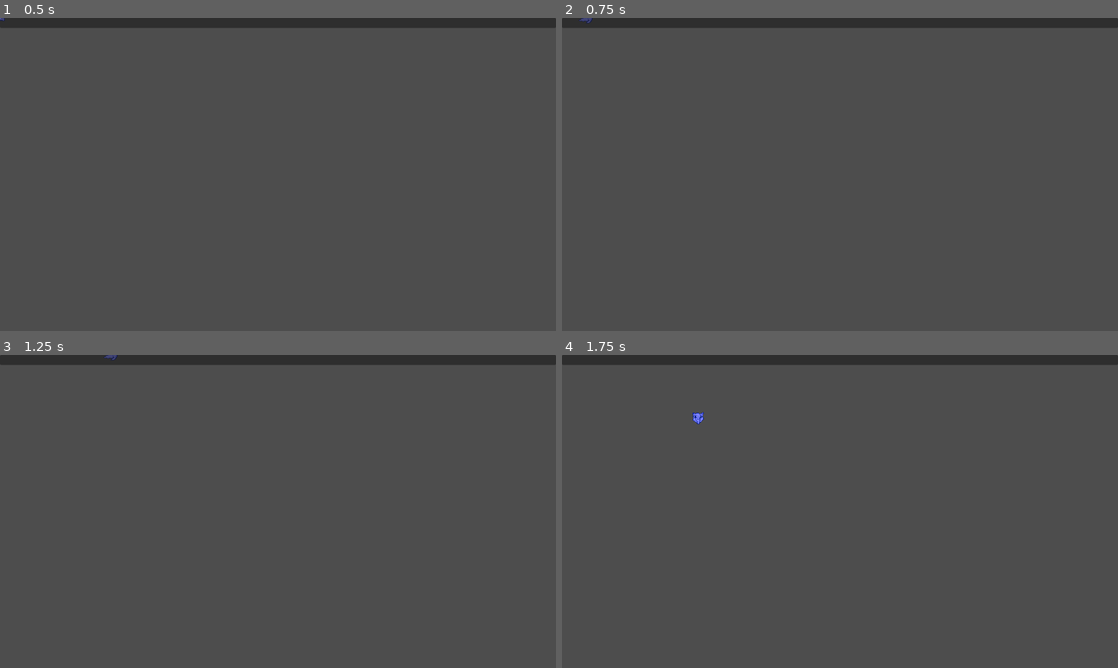
Above: before the commit, frames 1-4 (two rows, left to right).
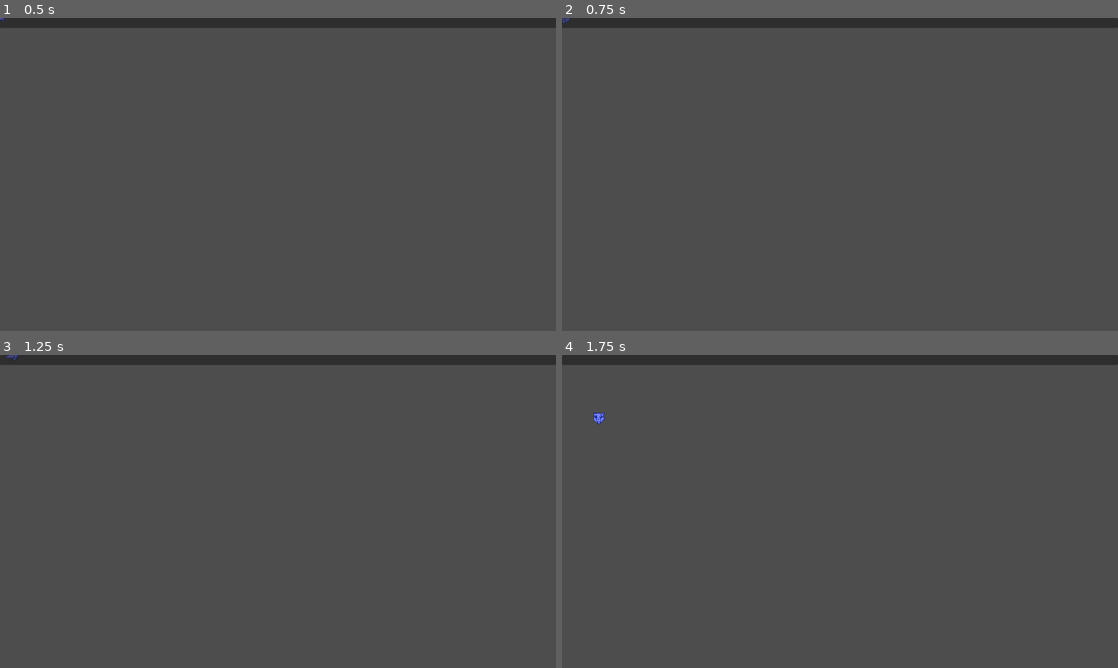
Above: after the commit, the same moments.

Repository: SartoRiccardo/gwj-55
Game: Godot game, scene res://scenes/entities/player/Player.tscn
Same seed, same stepped clock (60 frames per second), same inputs: the game is played once before the commit and once after it. The project has no main scene, so this scene is started directly.
Inputs:
- Up to frame 1 (0.5 s): no input
- Up to frame 2 (0.75 s): tap Enter at 0.5 s; hold D (go_right) from 0.53 s (still down); hold K (action) from 0.53 s (still down)
- Up to frame 3 (1.25 s): keep holding D (go_right); keep holding K (action); tap Space (eat) at 0.8 s
- Up to frame 4 (1.75 s): tap Space (eat) at 1.25, 1.35 s; release D (go_right) at 1.28 s; release K (action) at 1.28 s; hold S (go_down) from 1.28 s (still down); tap K (action) at 1.55 s

Frame 1 is identical in both runs. In frame 2, less than 0.1% of the frame differs, in the area x 0-6%, y 0-2%; in frame 3, less than 0.1%; in frame 4, 0.1%, in the area x 5-26%, y 18-22%.

Commit message:
Enemies, infrastructure for powers

Diff:
--- a/project.godot
+++ b/project.godot
@@ -20,6 +20,7 @@
 
 Utils="*res://util/Utils.gd"
 Console="*res://util/Console.tscn"
+EventBus="*res://util/EventBus.gd"
 
 [display]
 
--- /dev/null
+++ b/resources/powers/Dash.tres
@@ -0,0 +1,9 @@
+[gd_resource type="Resource" script_class="PowerResource" load_steps=2 format=3 uid="uid://daowdij1cobxj"]
+
+[ext_resource type="Script" path="res://resources/powers/PowerResource.gd" id="1_0nual"]
+
+[resource]
+script = ExtResource("1_0nual")
+name = "dash"
+charge_duration = 0.0
+effect_duration = 1.0
--- /dev/null
+++ b/resources/powers/Explosion.tres
@@ -0,0 +1,9 @@
+[gd_resource type="Resource" script_class="PowerResource" load_steps=2 format=3 uid="uid://ddtwfnjy35y53"]
+
+[ext_resource type="Script" path="res://resources/powers/PowerResource.gd" id="1_ibkok"]
+
+[resource]
+script = ExtResource("1_ibkok")
+name = "explosion"
+charge_duration = 0.5
+effect_duration = 0.5
--- /dev/null
+++ b/resources/powers/Invisibility.tres
@@ -0,0 +1,9 @@
+[gd_resource type="Resource" script_class="PowerResource" load_steps=2 format=3 uid="uid://dre2n0rsqlp2p"]
+
+[ext_resource type="Script" path="res://resources/powers/PowerResource.gd" id="1_cne7h"]
+
+[resource]
+script = ExtResource("1_cne7h")
+name = "invisibility"
+charge_duration = 0.5
+effect_duration = 5.0
--- /dev/null
+++ b/resources/powers/NightSpell.tres
@@ -0,0 +1,9 @@
+[gd_resource type="Resource" script_class="PowerResource" load_steps=2 format=3 uid="uid://baikj2emwmg6c"]
+
+[ext_resource type="Script" path="res://resources/powers/PowerResource.gd" id="1_fd5g0"]
+
+[resource]
+script = ExtResource("1_fd5g0")
+name = "night_spell"
+charge_duration = 3.0
+effect_duration = 0.0
--- /dev/null
+++ b/resources/powers/PowerResource.gd
@@ -0,0 +1,6 @@
+extends Resource
+class_name PowerResource
+
+@export var name := ""
+@export var charge_duration := 0.0
+@export var effect_duration := 1.0
--- /dev/null
+++ b/resources/powers/Spore.tres
@@ -0,0 +1,9 @@
+[gd_resource type="Resource" script_class="PowerResource" load_steps=2 format=3 uid="uid://ca78kla48p03b"]
+
+[ext_resource type="Script" path="res://resources/powers/PowerResource.gd" id="1_wqg6p"]
+
+[resource]
+script = ExtResource("1_wqg6p")
+name = "dash"
+charge_duration = 0.5
+effect_duration = 3.0
--- a/scenes/entities/Dream.gd
+++ b/scenes/entities/Dream.gd
@@ -3,6 +3,9 @@
 
 
 signal eaten(dream)
+
+const SPAWN_ENEMY_CHANCE := 0.35
+const ENEMY_SPAWNER := preload("res://scenes/entities/enemy/EnemySpawner.tscn")
 
 
 func _ready():
@@ -24,4 +27,12 @@
 
 
 func die():
+	if Utils.rng.randf() < SPAWN_ENEMY_CHANCE:
+		var enemy_root := get_tree().get_first_node_in_group("root_enemy")
+		if enemy_root == null:
+			enemy_root = get_parent()
+
+		var spawner := ENEMY_SPAWNER.instantiate()
+		spawner.global_position = global_position
+		enemy_root.add_child(spawner)
 	queue_free()
--- a/scenes/entities/Dream.tscn
+++ b/scenes/entities/Dream.tscn
@@ -24,5 +24,5 @@
 shape = SubResource("CapsuleShape2D_30ac0")
 
 [node name="CollectTimer" type="Timer" parent="."]
-wait_time = 2.0
+wait_time = 1.5
 one_shot = true
--- a/scenes/entities/House.gd
+++ b/scenes/entities/House.gd
@@ -25,7 +25,6 @@
 
 func _process(delta):
 	_start_dream_spawn()
-	Console.writeln([$SpawnTimer.time_left, dreams])
 
 
 func dream_count() -> int:
--- /dev/null
+++ b/scenes/entities/enemy/Enemy.gd
@@ -0,0 +1,33 @@
+extends Node2D
+class_name Enemy
+
+# The max speed the enemies can go at will be randomized
+const MIN_MAX_SPEED := 75.0
+const MAX_MAX_SPEED := 150.0
+const ACCELERATION := 1000.0
+
+var target : Player = null
+var rng : RandomNumberGenerator
+var max_speed : float
+var velocity := Vector2.ZERO
+
+
+func _ready():
+	rng = RandomNumberGenerator.new()
+	max_speed = rng.randf_range(MIN_MAX_SPEED, MAX_MAX_SPEED)
+
+
+func _process(delta):
+	if target == null:
+		target = Utils.get_player()
+		return
+
+	var direction := (target.global_position - global_position).normalized()
+	var target_velocity := direction * max_speed
+	velocity = velocity.move_toward(target_velocity, ACCELERATION*delta)
+	global_position += velocity * delta
+
+
+func _on_successful_attack() -> void:
+	EventBus.emit_signal("dreams_stolen")
+	queue_free()
--- /dev/null
+++ b/scenes/entities/enemy/Enemy.tscn
@@ -0,0 +1,34 @@
+[gd_scene load_steps=6 format=3 uid="uid://drxfnjx7u7egh"]
+
+[ext_resource type="Texture2D" uid="uid://ctijtutpusd3w" path="res://assets/sprites/nightmare.png" id="1_13nkm"]
+[ext_resource type="Script" path="res://scenes/entities/enemy/Enemy.gd" id="1_f0a8t"]
+
+[sub_resource type="AtlasTexture" id="AtlasTexture_q2bwy"]
+atlas = ExtResource("1_13nkm")
+region = Rect2(0, 0, 32, 30)
+
+[sub_resource type="CircleShape2D" id="CircleShape2D_xjcvt"]
+radius = 13.0
+
+[sub_resource type="CircleShape2D" id="CircleShape2D_xhg35"]
+radius = 21.0
+
+[node name="Enemy" type="Node2D"]
+script = ExtResource("1_f0a8t")
+
+[node name="Sprite2D" type="Sprite2D" parent="."]
+position = Vector2(0, -1)
+texture = SubResource("AtlasTexture_q2bwy")
+
+[node name="HitBox" type="Area2D" parent="."]
+collision_layer = 256
+collision_mask = 256
+
+[node name="CollisionShape2D" type="CollisionShape2D" parent="HitBox"]
+shape = SubResource("CircleShape2D_xjcvt")
+debug_color = Color(0.960784, 0, 0.521569, 0.419608)
+
+[node name="HurtBox" type="Area2D" parent="."]
+
+[node name="CollisionShape2D" type="CollisionShape2D" parent="HurtBox"]
+shape = SubResource("CircleShape2D_xhg35")
--- /dev/null
+++ b/scenes/entities/enemy/EnemySpawner.gd
@@ -0,0 +1,15 @@
+extends Node2D
+class_name EnemySpawner
+
+
+const ENEMY_SCENE := preload("res://scenes/entities/enemy/Enemy.tscn")
+
+
+func spawn_enemy() -> void:
+	var enemy_root := get_tree().get_first_node_in_group("root_enemy")
+	if enemy_root == null:
+		enemy_root = get_parent()
+
+	var enemy := ENEMY_SCENE.instantiate()
+	enemy.global_position = global_position
+	enemy_root.add_child(enemy)
--- /dev/null
+++ b/scenes/entities/enemy/EnemySpawner.tscn
@@ -0,0 +1,74 @@
+[gd_scene load_steps=7 format=3 uid="uid://e6peu5ndop3e"]
+
+[ext_resource type="Script" path="res://scenes/entities/enemy/EnemySpawner.gd" id="1_5gjcr"]
+[ext_resource type="Texture2D" uid="uid://ctijtutpusd3w" path="res://assets/sprites/nightmare.png" id="2_ohc41"]
+
+[sub_resource type="AtlasTexture" id="AtlasTexture_iwybb"]
+atlas = ExtResource("2_ohc41")
+region = Rect2(35, 2, 29, 28)
+
+[sub_resource type="Animation" id="Animation_kruv4"]
+length = 0.001
+tracks/0/type = "value"
+tracks/0/imported = false
+tracks/0/enabled = true
+tracks/0/path = NodePath("Sprite2D:visible")
+tracks/0/interp = 1
+tracks/0/loop_wrap = true
+tracks/0/keys = {
+"times": PackedFloat32Array(0),
+"transitions": PackedFloat32Array(1),
+"update": 1,
+"values": [true]
+}
+
+[sub_resource type="Animation" id="Animation_4v4ft"]
+resource_name = "spawn"
+length = 3.1
+tracks/0/type = "method"
+tracks/0/imported = false
+tracks/0/enabled = true
+tracks/0/path = NodePath(".")
+tracks/0/interp = 1
+tracks/0/loop_wrap = true
+tracks/0/keys = {
+"times": PackedFloat32Array(3, 3.1),
+"transitions": PackedFloat32Array(1, 1),
+"values": [{
+"args": [],
+"method": &"spawn_enemy"
+}, {
+"args": [],
+"method": &"queue_free"
+}]
+}
+tracks/1/type = "value"
+tracks/1/imported = false
+tracks/1/enabled = true
+tracks/1/path = NodePath("Sprite2D:visible")
+tracks/1/interp = 1
+tracks/1/loop_wrap = true
+tracks/1/keys = {
+"times": PackedFloat32Array(3),
+"transitions": PackedFloat32Array(1),
+"update": 1,
+"values": [true]
+}
+
+[sub_resource type="AnimationLibrary" id="AnimationLibrary_v336a"]
+_data = {
+"RESET": SubResource("Animation_kruv4"),
+"spawn": SubResource("Animation_4v4ft")
+}
+
+[node name="EnemySpawner" type="Node2D"]
+script = ExtResource("1_5gjcr")
+
+[node name="Sprite2D" type="Sprite2D" parent="."]
+texture = SubResource("AtlasTexture_iwybb")
+
+[node name="AnimationPlayer" type="AnimationPlayer" parent="."]
+autoplay = "spawn"
+libraries = {
+"": SubResource("AnimationLibrary_v336a")
+}
--- /dev/null
+++ b/scenes/entities/player/Charging.gd
@@ -0,0 +1,35 @@
+extends "Hurtable.gd"
+
+
+const CHARGE_STAGES := 3
+
+var stage := 0
+
+
+func enter() -> void:
+	stage = 0
+	parent.get_node("AnimatedSprite2D").play("charge_%s" % stage)
+	$Timer.timeout.connect(on_charge_stage_change)
+	$Timer.start(parent.current_power.charge_duration/3.0)
+
+
+func exit() -> void:
+	pass
+
+
+func update(delta : float) -> Player.State:
+	parent.velocity = (Vector2.ZERO).lerp(parent.velocity, pow(2, -15*delta))
+
+	if not Input.is_action_pressed("action") or parent.current_power == null:
+		return Player.State.CONTROLLABLE
+
+	return Player.State.NO_CHANGE
+
+
+func on_charge_stage_change() -> void:
+	stage += 1
+	if stage < CHARGE_STAGES:
+		parent.get_node("AnimatedSprite2D").play("charge_%s" % stage)
+		$Timer.start(parent.current_power.charge_duration/3.0)
+	else:
+		parent.use_power()
--- a/scenes/entities/player/Controllable.gd
+++ b/scenes/entities/player/Controllable.gd
@@ -1,4 +1,4 @@
-extends BaseState
+extends "Hurtable.gd"
 
 
 func enter() -> void:
@@ -9,7 +9,7 @@
 	pass
 
 
-func update(delta : float) -> String:
+func update(delta : float) -> Player.State:
 	_update_velocity(delta)
 	_update_sprite()
 
@@ -18,15 +18,22 @@
 		if dream_areas.size() > 0:
 			var dream : Dream = dream_areas[0].get_parent()
 			parent.current_dream = dream
-			return "eating"
+			return Player.State.EAT
 
-	return NO_CHANGE
+	if Input.is_action_pressed("action") and parent.current_power:
+		if parent.current_power.charge_duration > 0:
+			return Player.State.CHARGE
+		else:
+			parent.use_power()
+
+	return Player.State.NO_CHANGE
+
 
 func _update_velocity(delta : float) -> void:
 	if parent.direction == Vector2.ZERO:
 		parent.velocity = (Vector2.ZERO).lerp(parent.velocity, pow(2, -15*delta))
 	else:
-		var target_velocity : Vector2 = (parent.direction * parent.MAX_SPEED).limit_length(parent.MAX_SPEED)
+		var target_velocity := parent.direction.normalized() * parent.MAX_SPEED
 		parent.velocity = parent.velocity.move_toward(target_velocity, delta*parent.ACCELERATION)
 
 
--- /dev/null
+++ b/scenes/entities/player/Dashing.gd
@@ -0,0 +1,13 @@
+extends BaseState
+
+
+func enter() -> void:
+	pass
+
+
+func exit() -> void:
+	pass
+
+
+func update(_delta : float) -> Player.State:
+	return Player.State.NO_CHANGE
--- a/scenes/entities/player/Eating.gd
+++ b/scenes/entities/player/Eating.gd
@@ -1,4 +1,4 @@
-extends BaseState
+extends "Hurtable.gd"
 
 
 func enter() -> void:
@@ -16,14 +16,15 @@
 	parent.current_dream = null
 
 
-func update(delta : float) -> String:
+func update(delta : float) -> Player.State:
 	parent.velocity = (Vector2.ZERO).lerp(parent.velocity, pow(2, -20*delta))
 
 	if not Input.is_action_pressed("eat") or parent.current_dream == null:
-		return "controllable"
+		return Player.State.CONTROLLABLE
 
-	return NO_CHANGE
+	return Player.State.NO_CHANGE
 
 
 func _eat_dream(_dream : Dream):
+	EventBus.emit_signal("dreams_earned")
 	parent.current_dream.die()
--- /dev/null
+++ b/scenes/entities/player/Hurtable.gd
@@ -0,0 +1,10 @@
+extends BaseState
+
+
+func _on_hurt(enemy : Enemy) -> Player.State:
+	if not parent.invulnerable:
+		var stagger_direction := (parent.global_position - enemy.global_position).normalized()
+		parent.velocity = stagger_direction * parent.STAGGER_SPEED
+		enemy._on_successful_attack()
+		return Player.State.STAGGER
+	return super(enemy)
--- a/scenes/entities/player/Player.gd
+++ b/scenes/entities/player/Player.gd
@@ -1,20 +1,35 @@
 extends Node2D
 class_name Player
 
+@export var invulnerable := false
 
-const MAX_SPEED : float = 400
-const ACCELERATION : float = MAX_SPEED*7
+enum State { CONTROLLABLE, EAT, STAGGER, DASH, CHARGE, NO_CHANGE }
+
+const MAX_SPEED := 400.0
+const STAGGER_SPEED := 700.0
+const ACCELERATION := MAX_SPEED*7
 
 var inputs : Array[String]= []
-var direction : Vector2 = Vector2.ZERO
-var velocity : Vector2 = Vector2.ZERO
+var direction := Vector2.ZERO
+var velocity := Vector2.ZERO
 var current_dream : Dream = null
+var current_power : PowerResource = preload("res://resources/powers/Explosion.tres")
+var power_callbacks := {
+	"explosion": _spawn_explosion,
+	"dash": _start_dash,
+	"night_spell": _cast_night_spell,
+	"invisibility": _go_invisible,
+	"spore": _spawn_spores,
+}
 
-@onready var states : Dictionary = {
-	"controllable": $States/Controllable,
-	"eating": $States/Eating,
+@onready var states := {
+	State.CONTROLLABLE: $States/Controllable,
+	State.EAT: $States/Eating,
+	State.STAGGER: $States/Stagger,
+	State.DASH: $States/Dashing,
+	State.CHARGE: $States/Charging,
 }
-@onready var current_state : BaseState = states["controllable"]
+@onready var current_state : BaseState = states[State.CONTROLLABLE]
 
 
 func _ready():
@@ -22,16 +37,22 @@
 		state.init(self)
 	current_state.enter()
 
+	$HurtBox.area_entered.connect(func (a2d : Area2D):
+		if a2d.get_parent() is Enemy:
+			var new_state := current_state._on_hurt(a2d.get_parent())
+			_change_state(new_state)
+	)
+
 
 func _process(delta):
 	direction = get_direction()
-	var new_state : String = current_state.update(delta)
+	var new_state := current_state.update(delta)
 	_change_state(new_state)
 
 	global_position += velocity * delta
 
 
-func _change_state(new_state : String) -> void:
+func _change_state(new_state : Player.State) -> void:
 	if new_state not in states.keys():
 		return
 
@@ -64,3 +85,34 @@
 			direction += Vector2.DOWN
 
 	return direction
+
+
+func stop_stagger() -> void:
+	_change_state(State.CONTROLLABLE)
+
+
+func use_power() -> void:
+	if current_power == null or not (current_power.name in power_callbacks.keys()):
+		return
+	power_callbacks[current_power.name].call()
+	current_power = null
+
+
+func _spawn_explosion() -> void:
+	pass
+
+
+func _start_dash() -> void:
+	_change_state(State.DASH)
+
+
+func _spawn_spores() -> void:
+	pass
+
+
+func _cast_night_spell() -> void:
+	pass
+
+
+func _go_invisible() -> void:
+	pass
--- a/scenes/entities/player/Player.tscn
+++ b/scenes/entities/player/Player.tscn
@@ -1,9 +1,24 @@
-[gd_scene load_steps=16 format=3 uid="uid://dhrc0fw56vbnd"]
+[gd_scene load_steps=26 format=3 uid="uid://dhrc0fw56vbnd"]
 
 [ext_resource type="Texture2D" uid="uid://c76xr2qkinylh" path="res://assets/sprites/baku.png" id="1_i02ye"]
 [ext_resource type="Script" path="res://scenes/entities/player/Player.gd" id="1_jtmh2"]
 [ext_resource type="Script" path="res://scenes/entities/player/Controllable.gd" id="3_gr4hv"]
 [ext_resource type="Script" path="res://scenes/entities/player/Eating.gd" id="4_wf73h"]
+[ext_resource type="Script" path="res://scenes/entities/player/Stagger.gd" id="5_xtnfx"]
+[ext_resource type="Script" path="res://scenes/entities/player/Dashing.gd" id="6_u6sla"]
+[ext_resource type="Script" path="res://scenes/entities/player/Charging.gd" id="7_1takf"]
+
+[sub_resource type="AtlasTexture" id="AtlasTexture_us5kg"]
+atlas = ExtResource("1_i02ye")
+region = Rect2(32, 64, 32, 32)
+
+[sub_resource type="AtlasTexture" id="AtlasTexture_l7nxj"]
+atlas = ExtResource("1_i02ye")
+region = Rect2(64, 64, 32, 32)
+
+[sub_resource type="AtlasTexture" id="AtlasTexture_yhwhv"]
+atlas = ExtResource("1_i02ye")
+region = Rect2(96, 64, 32, 32)
 
 [sub_resource type="AtlasTexture" id="AtlasTexture_xx28h"]
 atlas = ExtResource("1_i02ye")
@@ -28,6 +43,10 @@
 [sub_resource type="AtlasTexture" id="AtlasTexture_rpts0"]
 atlas = ExtResource("1_i02ye")
 region = Rect2(64, 0, 32, 32)
+
+[sub_resource type="AtlasTexture" id="AtlasTexture_qe320"]
+atlas = ExtResource("1_i02ye")
+region = Rect2(0, 64, 32, 32)
 
 [sub_resource type="AtlasTexture" id="AtlasTexture_r5k7p"]
 atlas = ExtResource("1_i02ye")
@@ -41,6 +60,30 @@
 animations = [{
 "frames": [{
 "duration": 1.0,
+"texture": SubResource("AtlasTexture_us5kg")
+}],
+"loop": true,
+"name": &"charge_0",
+"speed": 5.0
+}, {
+"frames": [{
+"duration": 1.0,
+"texture": SubResource("AtlasTexture_l7nxj")
+}],
+"loop": true,
+"name": &"charge_1",
+"speed": 5.0
+}, {
+"frames": [{
+"duration": 1.0,
+"texture": SubResource("AtlasTexture_yhwhv")
+}],
+"loop": true,
+"name": &"charge_2",
+"speed": 5.0
+}, {
+"frames": [{
+"duration": 1.0,
 "texture": SubResource("AtlasTexture_xx28h")
 }],
 "loop": true,
@@ -85,6 +128,14 @@
 }],
 "loop": true,
 "name": &"go_up_left",
+"speed": 5.0
+}, {
+"frames": [{
+"duration": 1.0,
+"texture": SubResource("AtlasTexture_qe320")
+}],
+"loop": true,
+"name": &"hurt",
 "speed": 5.0
 }, {
 "frames": [{
@@ -105,21 +156,89 @@
 [sub_resource type="CircleShape2D" id="CircleShape2D_wbg7d"]
 radius = 15.0333
 
+[sub_resource type="Animation" id="Animation_u53xq"]
+resource_name = "RESET"
+tracks/0/type = "value"
+tracks/0/imported = false
+tracks/0/enabled = true
+tracks/0/path = NodePath("AnimatedSprite2D:modulate")
+tracks/0/interp = 1
+tracks/0/loop_wrap = true
+tracks/0/keys = {
+"times": PackedFloat32Array(0),
+"transitions": PackedFloat32Array(1),
+"update": 0,
+"values": [Color(1, 1, 1, 1)]
+}
+tracks/1/type = "value"
+tracks/1/imported = false
+tracks/1/enabled = true
+tracks/1/path = NodePath(".:invulnerable")
+tracks/1/interp = 1
+tracks/1/loop_wrap = true
+tracks/1/keys = {
+"times": PackedFloat32Array(0),
+"transitions": PackedFloat32Array(1),
+"update": 0,
+"values": [false]
+}
+
+[sub_resource type="Animation" id="Animation_icpwb"]
+resource_name = "invulnerable"
+length = 3.0
+step = 0.05
+tracks/0/type = "value"
+tracks/0/imported = false
+tracks/0/enabled = true
+tracks/0/path = NodePath("AnimatedSprite2D:modulate")
+tracks/0/interp = 1
+tracks/0/loop_wrap = true
+tracks/0/keys = {
+"times": PackedFloat32Array(0, 0.1, 0.2, 0.3, 0.4, 0.5, 0.6, 2.65, 3),
+"transitions": PackedFloat32Array(1, 1, 1, 1, 1, 1, 1, 1, 1),
+"update": 0,
+"values": [Color(1, 1, 1, 1), Color(1, 1, 1, 0), Color(1, 1, 1, 1), Color(1, 1, 1, 0), Color(1, 1, 1, 1), Color(1, 1, 1, 0), Color(1, 1, 1, 0.392157), Color(1, 1, 1, 0.392157), Color(1, 1, 1, 1)]
+}
+tracks/1/type = "method"
+tracks/1/imported = false
+tracks/1/enabled = true
+tracks/1/path = NodePath(".")
+tracks/1/interp = 1
+tracks/1/loop_wrap = true
+tracks/1/keys = {
+"times": PackedFloat32Array(0.6),
+"transitions": PackedFloat32Array(1),
+"values": [{
+"args": [],
+"method": &"stop_stagger"
+}]
+}
+tracks/2/type = "value"
+tracks/2/imported = false
+tracks/2/enabled = true
+tracks/2/path = NodePath(".:invulnerable")
+tracks/2/interp = 1
+tracks/2/loop_wrap = true
+tracks/2/keys = {
+"times": PackedFloat32Array(0, 3),
+"transitions": PackedFloat32Array(1, 1),
+"update": 1,
+"values": [true, false]
+}
+
+[sub_resource type="AnimationLibrary" id="AnimationLibrary_ppmeh"]
+_data = {
+"RESET": SubResource("Animation_u53xq"),
+"invulnerable": SubResource("Animation_icpwb")
+}
+
 [node name="Player" type="Node2D" groups=["playable"]]
 script = ExtResource("1_jtmh2")
 
 [node name="AnimatedSprite2D" type="AnimatedSprite2D" parent="."]
 sprite_frames = SubResource("SpriteFrames_fntyt")
-animation = &"go_down"
+animation = &"charge_2"
 autoplay = "idle"
-
-[node name="States" type="Node" parent="."]
-
-[node name="Controllable" type="Node" parent="States"]
-script = ExtResource("3_gr4hv")
-
-[node name="Eating" type="Node" parent="States"]
-script = ExtResource("4_wf73h")
 
 [node name="HurtBox" type="Area2D" parent="."]
 collision_layer = 256
@@ -137,3 +256,28 @@
 
 [node name="CollisionShape2D" type="CollisionShape2D" parent="EatRange"]
 shape = SubResource("CircleShape2D_wbg7d")
+
+[node name="States" type="Node" parent="."]
+
+[node name="Controllable" type="Node" parent="States"]
+script = ExtResource("3_gr4hv")
+
+[node name="Eating" type="Node" parent="States"]
+script = ExtResource("4_wf73h")
+
+[node name="Stagger" type="Node" parent="States"]
+script = ExtResource("5_xtnfx")
+
+[node name="Dashing" type="Node" parent="States"]
+script = ExtResource("6_u6sla")
+
+[node name="Charging" type="Node" parent="States"]
+script = ExtResource("7_1takf")
+
+[node name="Timer" type="Timer" parent="States/Charging"]
+one_shot = true
+
+[node name="AnimationPlayer" type="AnimationPlayer" parent="."]
+libraries = {
+"": SubResource("AnimationLibrary_ppmeh")
+}
--- /dev/null
+++ b/scenes/entities/player/Stagger.gd
@@ -0,0 +1,15 @@
+extends BaseState
+
+
+func enter() -> void:
+	parent.get_node("AnimatedSprite2D").play("hurt")
+	parent.get_node("AnimationPlayer").play("invulnerable")
+
+
+func exit() -> void:
+	pass
+
+
+func update(delta : float) -> Player.State:
+	parent.velocity = (Vector2.ZERO).lerp(parent.velocity, pow(2, -10*delta))
+	return Player.State.NO_CHANGE
--- a/util/BaseState.gd
+++ b/util/BaseState.gd
@@ -1,8 +1,6 @@
 extends Node
 class_name BaseState
 
-
-const NO_CHANGE : String = "_no_change"
 
 var parent : Player = null
 
@@ -19,5 +17,9 @@
 	pass
 
 
-func update(_delta : float) -> String:
-	return NO_CHANGE
+func update(_delta : float) -> Player.State:
+	return Player.State.NO_CHANGE
+
+
+func _on_hurt(enemy : Enemy) -> Player.State:
+	return Player.State.NO_CHANGE
--- /dev/null
+++ b/util/EventBus.gd
@@ -0,0 +1,5 @@
+extends Node
+
+
+signal dreams_stolen
+signal dreams_earned
--- a/util/Utils.gd
+++ b/util/Utils.gd
@@ -1,4 +1,11 @@
 extends Node
+
+var rng : RandomNumberGenerator
+
+
+func _ready():
+	rng = RandomNumberGenerator.new()
+
 
 func get_player() -> Player:
 	var player : Player = get_tree().get_first_node_in_group("playable")
Binary file changed: assets/sprites/baku.png
Binary file added: assets/sprites/nightmare.png
